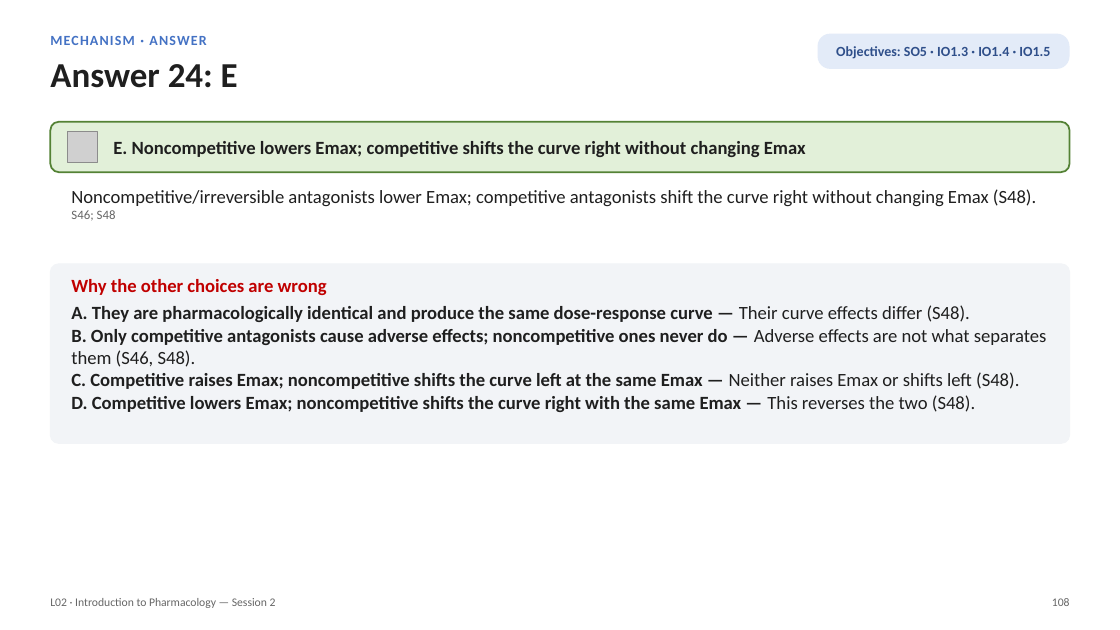
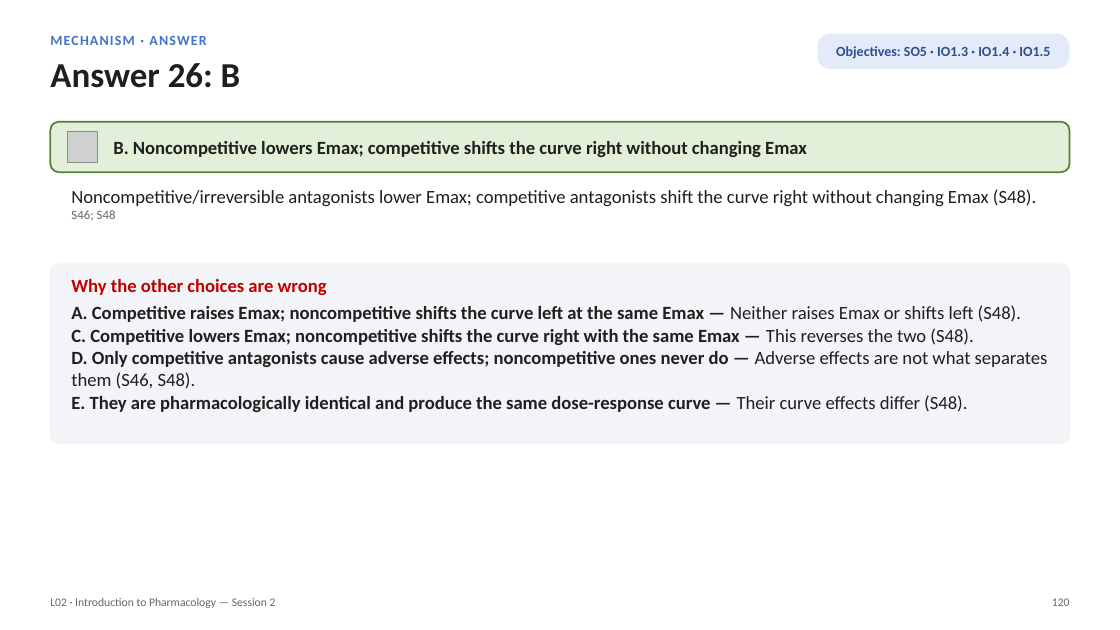
Before and after one commit to bishwokrit/DPAS-Pharm, a slide deck: slide 120 of docs/L02/L02_Unit_1_Introduction_to_Pharmacology_Session_2_study_deck.pptx (slide 108 before the commit). Drawn at 1120x630 pixels with LibreOffice and Linux fonts; fonts in the diff are those of the drawing; grey boxes stand for pictures. Boxes give left, top, right and bottom in pixels: in the first picture for what was removed or moved away, otherwise in the second. Text is boxed around its words. In the diff, an @@ line names an element or a change of style, - is before the commit and + after.

```diff
--- a/docs/L02/L02_Unit_1_Introduction_to_Pharmacology_Session_2_study_deck.pptx
+++ b/docs/L02/L02_Unit_1_Introduction_to_Pharmacology_Session_2_study_deck.pptx
@@ text at [50,63,241,88]: text changed @@
-Answer 24: E
+Answer 26: B
@@ text at [113,141,807,157]: text changed @@
-E. Noncompetitive lowers Emax; competitive shifts the curve right without changing Emax
+B. Noncompetitive lowers Emax; competitive shifts the curve right without changing Emax
@@ text at [71,305,1048,412]: text changed @@
-A. They are pharmacologically identical and produce the same dose-response curve — Their curve effects differ (S48).
-B. Only competitive antagonists cause adverse effects; noncompetitive ones never do — Adverse effects are not what separates them (S46, S48).
-C. Competitive raises Emax; noncompetitive shifts the curve left at the same Emax — Neither raises Emax or shifts left (S48).
-D. Competitive lowers Emax; noncompetitive shifts the curve right with the same Emax — This reverses the two (S48).
+A. Competitive raises Emax; noncompetitive shifts the curve left at the same Emax — Neither raises Emax or shifts left (S48).
+C. Competitive lowers Emax; noncompetitive shifts the curve right with the same Emax — This reverses the two (S48).
+D. Only competitive antagonists cause adverse effects; noncompetitive ones never do — Adverse effects are not what separates them (S46, S48).
+E. They are pharmacologically identical and produce the same dose-response curve — Their curve effects differ (S48).
@@ text at [1052,598,1070,606]: text changed @@
-108
+120
```
Also in this commit, not shown: 103 other slides changed, 12 slides added, 43 other files.
